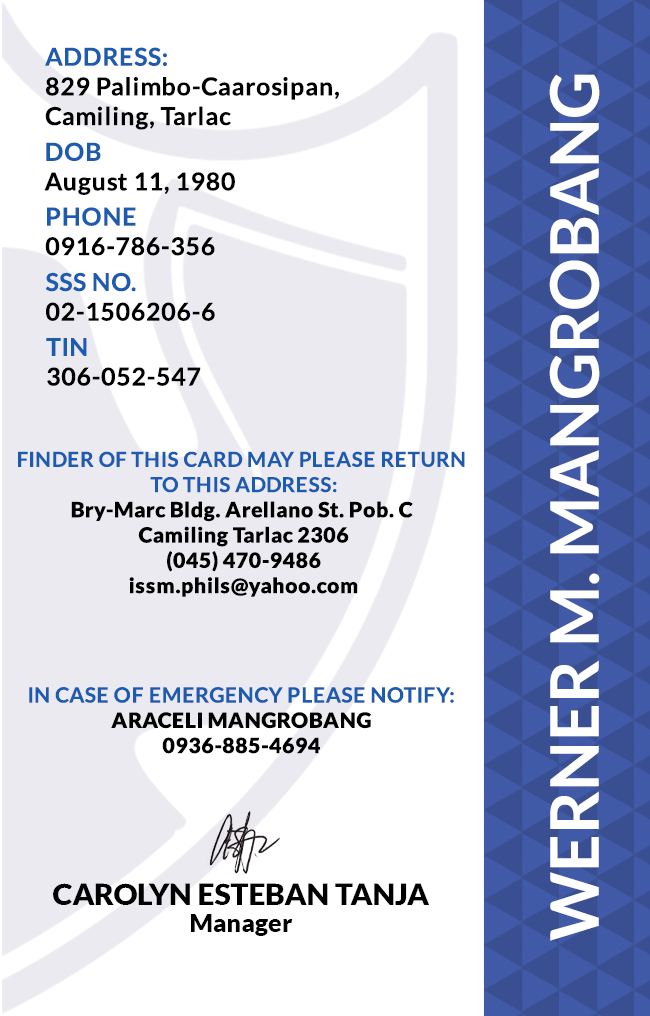
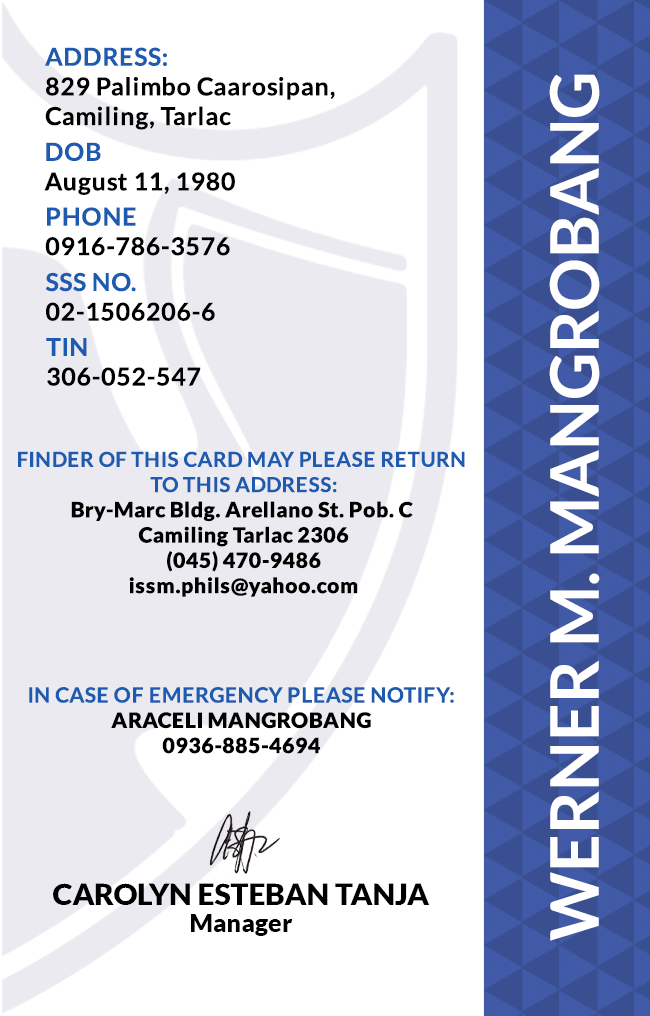
Layer changes from the first 650 × 1016 image to the second:
renamed "PHONE 0916-786-356" to "PHONE 0916-786-3576", painted on it over left=201, top=237, right=230, bottom=256
renamed "ADDRESS: 829 Palimbo-Caarosipan, Camiling, Tarlac" to "ADDRESS: 829 Palimbo Caarosipan, Camiling, Tarlac", painted on it over left=193, top=77, right=339, bottom=100
